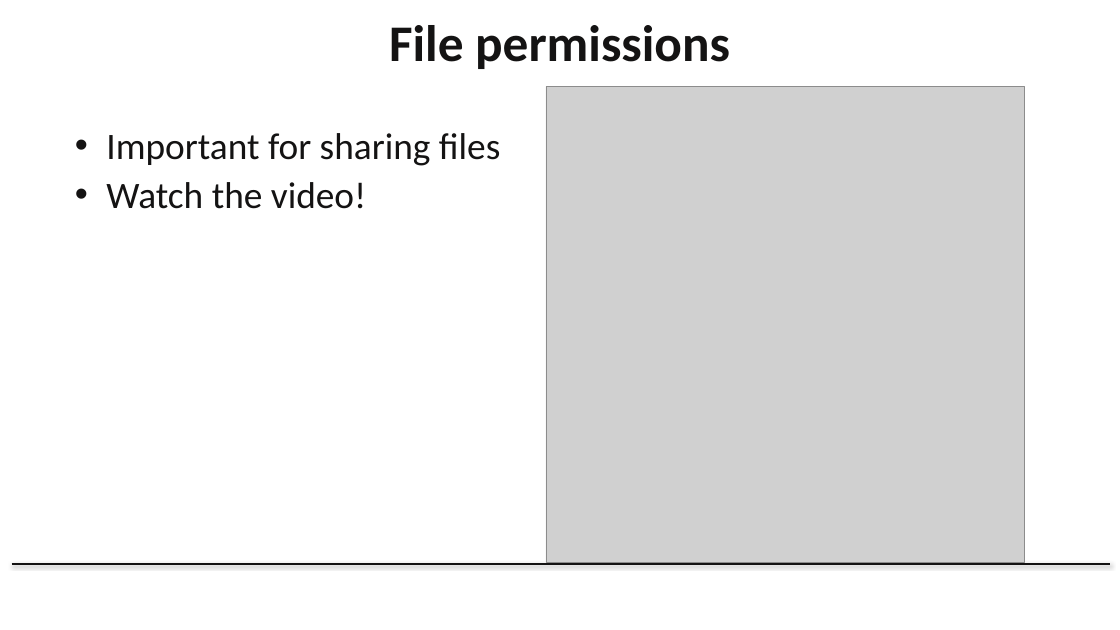
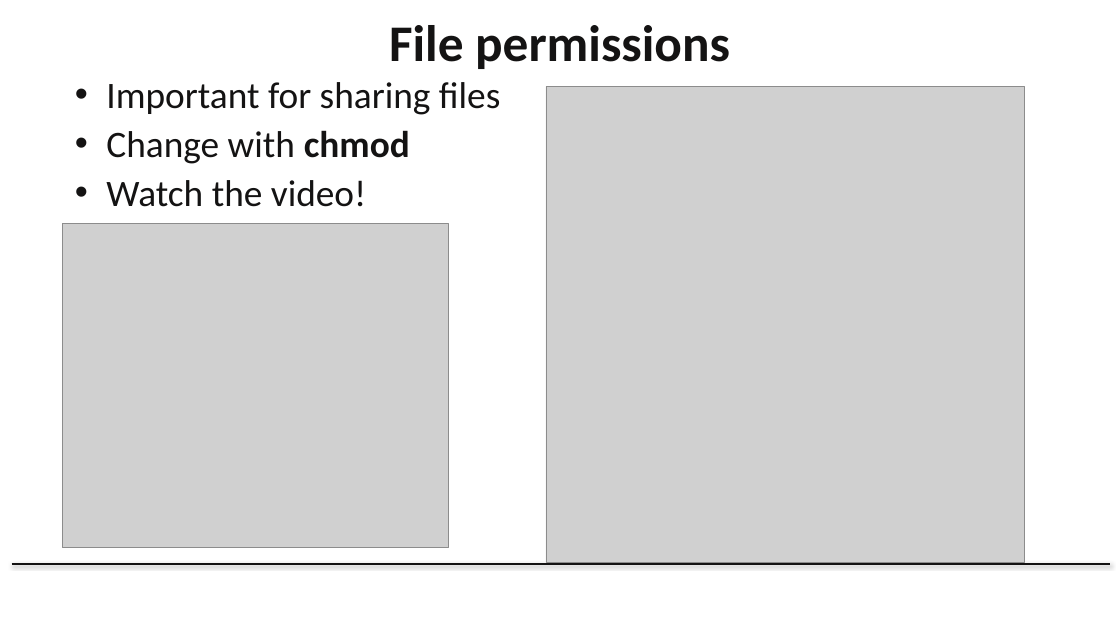
Before and after one commit to Dowell-Lab/srworkshop, a slide deck: slide 20 of day02/slides/Day2_Slides_2023_HT.pptx (slide 19 before the commit). Drawn at 1120x630 pixels with LibreOffice and Linux fonts; fonts in the diff are those of the drawing; grey boxes stand for pictures; background and template pictures are left out. Boxes give left, top, right and bottom in pixels: in the first picture for what was removed or moved away, otherwise in the second. Text is boxed around its words. In the diff, an @@ line names an element or a change of style, - is before the commit and + after.

```diff
--- a/day02/slides/Day2_Slides_2023_HT.pptx
+++ b/day02/slides/Day2_Slides_2023_HT.pptx
@@ text "Important for sharing files": place and size @@
-text "Important for sharing files" at [106, 133, 500, 209]
+text "Important for sharing files" at [106, 82, 500, 207]
@@ text at [106, 130, 410, 164]: paragraph added @@
+• Change with chmod
@@ picture added at [62, 223, 449, 548] @@
```
Also in this commit, not shown: 5 other slides changed, 3 slides added.
